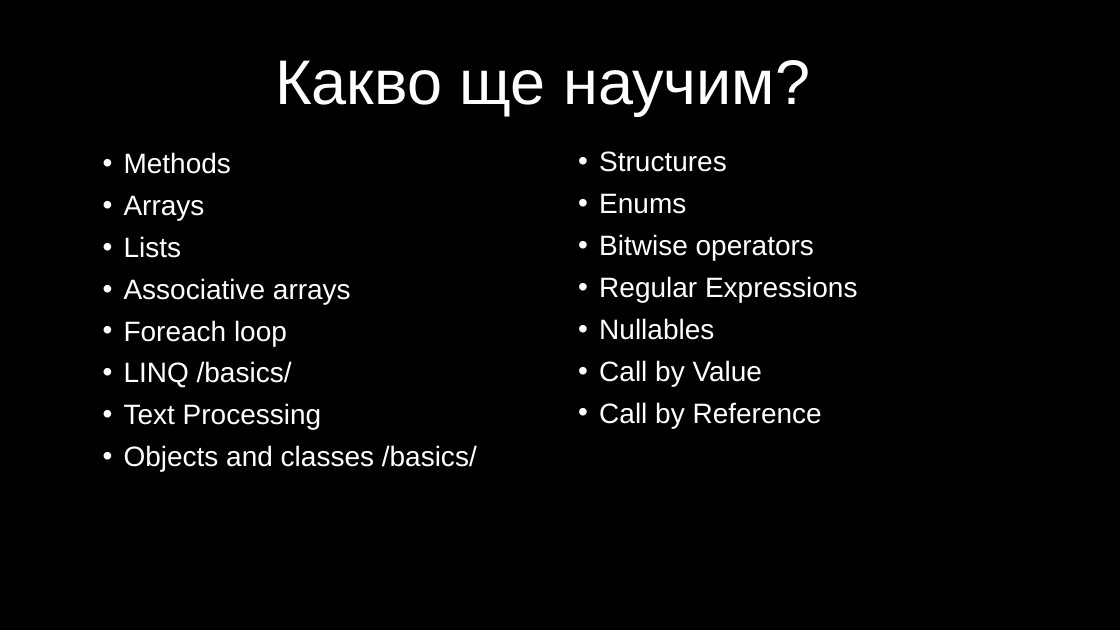
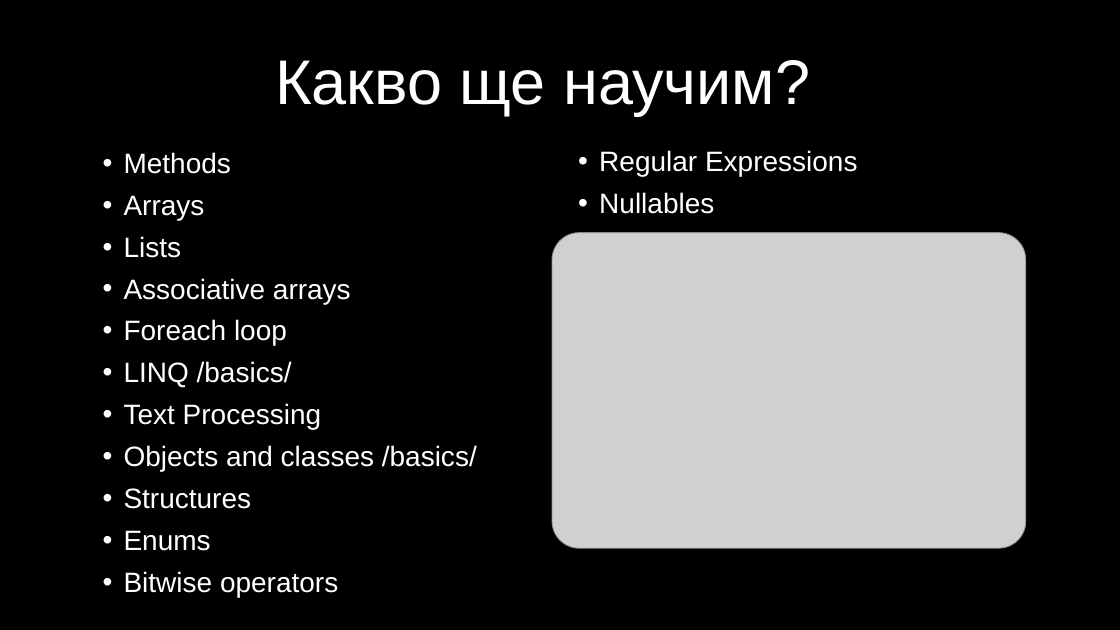
Before and after one commit to velizar92/CSharp-Programming-Presentations, a slide deck: slide 2 of C# Intermediate.pptx. Drawn at 1120x630 pixels with LibreOffice and Linux fonts; fonts in the diff are those of the drawing; grey boxes stand for pictures; background and template pictures are left out. Boxes give left, top, right and bottom in pixels: in the first picture for what was removed or moved away, otherwise in the second. Text is boxed around its words. In the diff, an @@ line names an element or a change of style, - is before the commit and + after.

Commit message:
Latest changes

```diff
--- a/C# Intermediate.pptx
+++ b/C# Intermediate.pptx
@@ text at (x1=599, y1=151, x2=814, y2=260): paragraphs removed @@
-• Structures
-• Enums
-• Bitwise operators
@@ picture added at (x1=552, y1=233, x2=1026, y2=549) @@
@@ text at (x1=599, y1=360, x2=822, y2=428): paragraphs removed @@
-• Call by Value
-• Call by Reference
@@ text at (x1=124, y1=488, x2=338, y2=597): paragraphs added @@
+• Structures
+• Enums
+• Bitwise operators
```
Also in this commit, not shown: 1 other slide changed.
